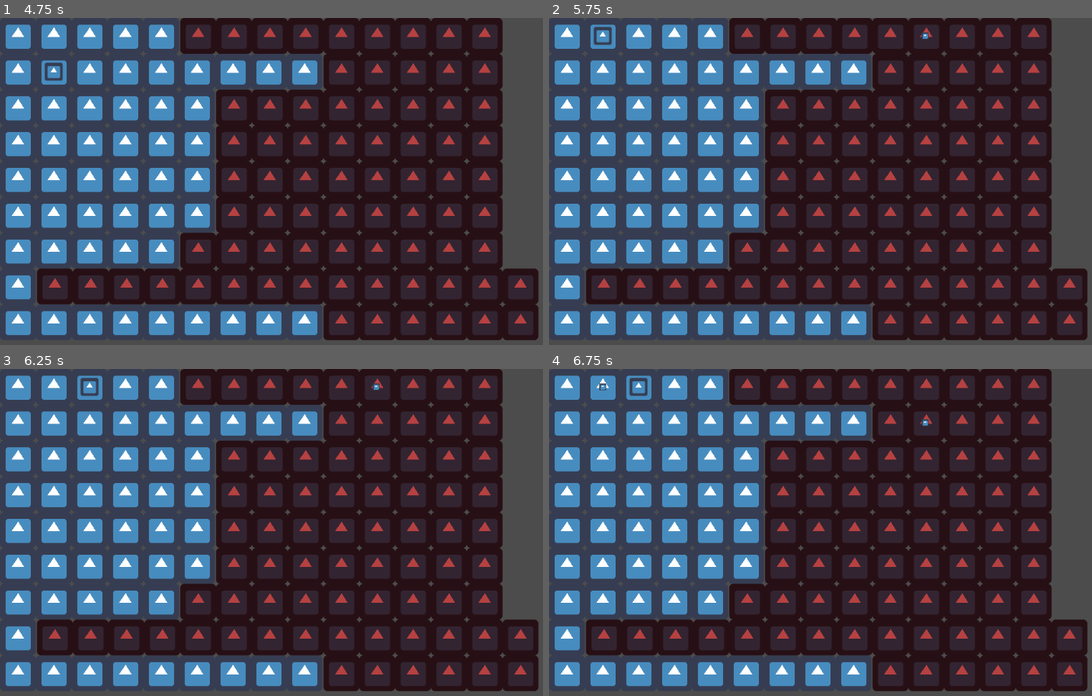
Above: before the commit, frames 1-4 (two rows, left to right).
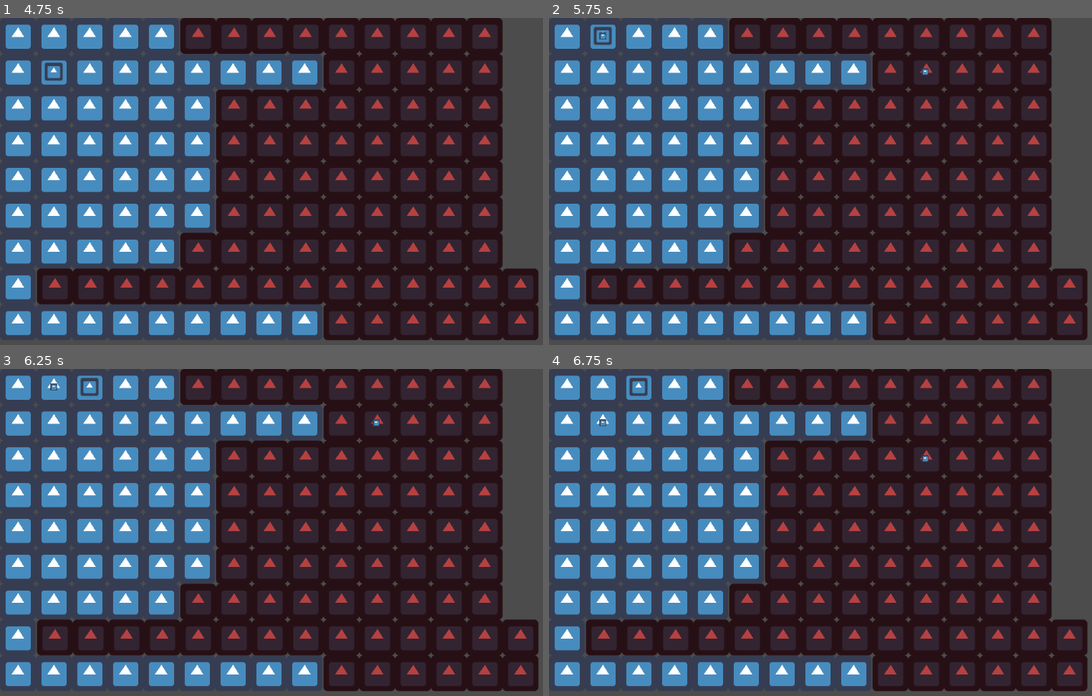
Above: after the commit, the same moments.

Repository: Madhavaprasath/Minijam
Game: Godot game, scene res://Grid/Grid_level.tscn
Same seed, same stepped clock (60 frames per second), same inputs: the game is played once before the commit and once after it. The project has no main scene, so this scene is started directly. The engine's default icon, where the game draws it, is replaced by a stand-in: a white triangle on a blue panel in a dark square.
Inputs:
- Up to frame 1 (4.75 s): tap Enter at 0.5, 2, 3.5 s; hold Up (ui_up) 0.53-2.03 s; tap Space at 1.25, 2.75, 4.25 s; hold Left (ui_left) 2.03-3.53 s; hold Down (ui_down) 3.53-4.28 s; hold Right (ui_right) from 4.28 s (still down)
- Up to frame 2 (5.75 s): release Right (ui_right) at 5.03 s; hold Up (ui_up) from 5.03 s (still down)
- Up to frame 3 (6.25 s): release Up (ui_up) at 5.78 s; hold Right (ui_right) from 5.78 s (still down)
- Up to frame 4 (6.75 s): keep holding Right (ui_right)

Frame 1 is identical in both runs. In frame 2, less than 0.1% of the frame differs, in the area x 9-70%, y 4-18%; in frame 3, less than 0.1%; in frame 4, 0.1%, in the area x 9-70%, y 4-29%.

Commit message:
Latest changes

Diff:
--- a/MinijamBird/Grid/Enemies.gd
+++ b/MinijamBird/Grid/Enemies.gd
@@ -37,6 +37,7 @@
 		emit_signal("enemey_turn_finished")
 	else:
 		spwan_snow_balls()
+	delete_far_objects()
 
 func choose(arr):
 	randomize()
@@ -69,3 +70,6 @@
 		enemies.append(child_scene)
 		i+=1
 	emit_signal("enemey_turn_finished")
+
+func delete_far_objects():
+	pass
--- a/MinijamBird/Grid/Grid_level.gd
+++ b/MinijamBird/Grid/Grid_level.gd
@@ -1,6 +1,6 @@
 extends Node2D
 
-
+signal start_player_timer()
 
 onready var tilemap=get_node("TileMap")
 
@@ -60,3 +60,4 @@
 
 func _on_Enemies_enemey_turn_finished():
 	player_turn=true
+	emit_signal("start_player_timer")
--- a/MinijamBird/Grid/Grid_level.tscn
+++ b/MinijamBird/Grid/Grid_level.tscn
@@ -51,5 +51,6 @@
 [node name="Enemies" type="Node2D" parent="."]
 script = ExtResource( 4 )
 
+[connection signal="start_player_timer" from="." to="Player" method="_on_Level_start_player_timer"]
 [connection signal="Player_turn_finished" from="Player" to="." method="_on_Player_Player_turn_finished"]
 [connection signal="enemey_turn_finished" from="Enemies" to="." method="_on_Enemies_enemey_turn_finished"]
--- a/MinijamBird/Moving_items/Moving_items.gd
+++ b/MinijamBird/Moving_items/Moving_items.gd
@@ -10,7 +10,6 @@
 		else:
 			factor=Vector2(0,-1)
 	elif(current==1):
-		print(position)
 		if(position.x>0):
 			factor=Vector2(-1,0)
 		else:
@@ -19,6 +18,6 @@
 
 func do_movement():
 	var target=factor*Vector2(64,64)
-	#$Tween.interpolate_property(self,global_position,target,1.0/10.0,Tween.TRANS_SINE,Tween.EASE_IN_OUT)
-	#$Tween.start()
-	position+=target
+	$Tween.interpolate_property(self,"position",global_position,global_position+(target),
+	1.0/10.0,Tween.TRANS_SINE,Tween.EASE_IN_OUT)
+	$Tween.start()
--- a/MinijamBird/Player/Player.gd
+++ b/MinijamBird/Player/Player.gd
@@ -5,6 +5,7 @@
 var direction_vector=Vector2()
 var speed=10.0
 var velocity=Vector2()
+var is_moving=false
 onready var level=get_parent()
 
 
@@ -13,7 +14,7 @@
 	set_physics_process(false)
 	yield(get_tree().create_timer(0.5),"timeout")
 	set_physics_process(true)
-
+	$Timer.start(2.5)
 func _physics_process(delta: float) -> void:
 	if($Floor_check.get_overlapping_areas())==[]:
 		print("die")
@@ -46,3 +47,14 @@
 func calculate_exteme_points():
 	position.x=clamp(position.x,32,(1024-32))
 	position.y=clamp(position.y,32,(600-32))
+
+
+func _on_Timer_timeout():
+	if(!is_moving):
+		emit_signal("Player_turn_finished")
+	elif(is_moving):
+		is_moving=false
+
+
+func _on_Level_start_player_timer():
+	$Timer.start(2)
--- a/MinijamBird/Player/Player.tscn
+++ b/MinijamBird/Player/Player.tscn
@@ -25,3 +25,7 @@
 
 [node name="CollisionShape2D" type="CollisionShape2D" parent="Floor_check"]
 shape = SubResource( 2 )
+
+[node name="Timer" type="Timer" parent="."]
+
+[connection signal="timeout" from="Timer" to="." method="_on_Timer_timeout"]
--- a/MinijamBird/Tiles/Tile_falling.gd
+++ b/MinijamBird/Tiles/Tile_falling.gd
@@ -1,5 +1,12 @@
 extends Tiles
+
+var turns=3
+
 
 
 func on_enetered_tile(body):
-	$AnimationPlayer.play("Falling")
+	turns-=1
+
+func _on_Tile_falling_body_exited(body):
+	if(turns==0):
+		$AnimationPlayer.play("Falling")
--- a/MinijamBird/Tiles/Tile_falling.tscn
+++ b/MinijamBird/Tiles/Tile_falling.tscn
@@ -58,3 +58,5 @@
 [node name="AnimationPlayer" type="AnimationPlayer" parent="." index="2"]
 anims/Falling = SubResource( 1 )
 anims/RESET = SubResource( 2 )
+
+[connection signal="body_exited" from="." to="." method="_on_Tile_falling_body_exited"]
